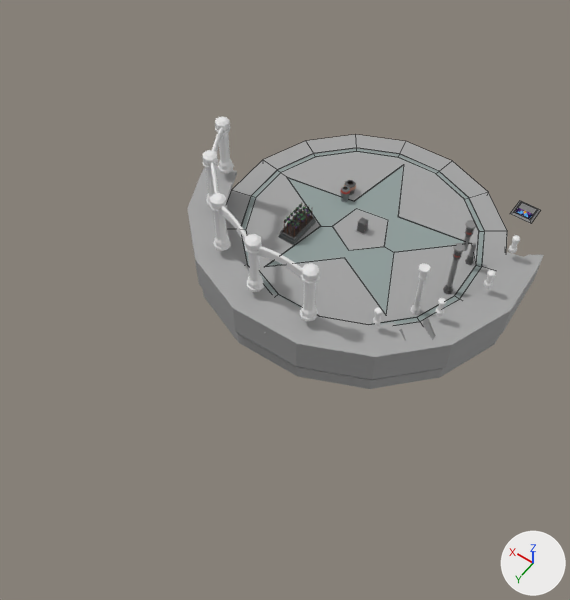
The Blender file Blender/map.blend as it was, and as the next commit left it.
One viewpoint serves both versions: a camera (50 mm lens) standing at (-12.8, 24.7, 29.2) and looking at (1.5, 4.7, -2.2). Lighting does not change. The marker at lower right points along +X, +Y and +Z. Mesh edges are drawn as thin lines on the coarser meshes.

The scene before the commit, as lines of its bpy script (objects in view):
```python
me_cylinder_002 = bpy.data.meshes.new('Cylinder.002')
me_cylinder_002.from_pydata(...)  # 744 vertices, 584 faces, 8 loose edges; spans x -8.7..8.1, y -3.8..8.7, z -3.1..1.3
me_cylinder_002.materials.append(mat_material_001)  # picture img_texture_universal_png
me_cylinder_022 = bpy.data.meshes.new('Cylinder.022')
me_cylinder_022.from_pydata(...)  # 112 vertices, 105 faces; spans x -0.37..0.37, y -0.37..0.37, z -1.35..1.74
me_cylinder_028 = bpy.data.meshes.new('Cylinder.028')
me_cylinder_028.from_pydata(...)  # 170 vertices, 132 faces; spans x -7.35..7.35, y -7.35..7.35, z -3.13..-0.2
me_cylinder_028.materials.append(mat_material_001)  # picture img_texture_universal_png
ob_cylinder_001 = bpy.data.objects.new('Cylinder.001', me_cylinder_002)
ob_cylinder_001.location = (0.0, 0.0, 0.0)
ob_cylinder_001.rotation_euler = (0.0, 0.0, -0.175)  # degrees (0, 0, -10)
ob_cylinder_003 = bpy.data.objects.new('Cylinder.003', me_cylinder_028)
ob_cylinder_003.location = (0.0, 0.0, 0.0)
ob_cylinder_003.rotation_euler = (0.0, 0.0, -0.175)  # degrees (0, 0, -10)
ob_cylinder_015 = bpy.data.objects.new('Cylinder.015', me_cylinder_022)
ob_cylinder_015.location = (-1.62, 7.23, 3.12)
ob_cylinder_015.rotation_euler = (0.0, 0.0, -0.729)  # degrees (0, 0, -42)
# also in view: 'Cube.005' at (2.7, 1.9, 0.3); 'Cylinder.014' at (1.3, 7.3, 3.3); 'Cylinder.013' at (4.0, 6.2, 3.3)
```
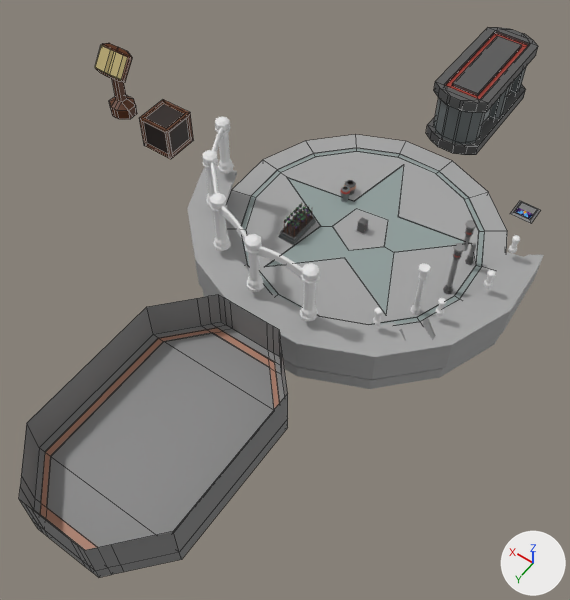
Location of each change, [x1, y1, x2, y2] in pixels of the pictures (570 x 600 px):
'Cube.008', added
    after: [33, 322, 288, 577]
'Cube.011', added
    after: [19, 295, 288, 570]
'Cube.012', added
    after: [426, 27, 538, 155]
'Cube.009', added
    after: [139, 99, 193, 159]
'Cube.010', added
    after: [95, 43, 137, 119]

Patch to the scene script:
```diff
--- a/Blender/map.blend.py
+++ b/Blender/map.blend.py
@@ me_cube_027 @@
+me_cube_027.from_pydata(...)  # 260 vertices, 244 faces; spans x -1.64..1.61, y -3.84..3.87, z -1.42..2.22
+me_cube_027.materials.append(mat_material_001)  # picture img_texture_universal_png
@@ me_cube_026 @@
+me_cube_026.from_pydata(...)  # 48 vertices, 24 faces; spans x -3.61..3.61, y -5.64..5.64, z 1.0..2.97
+me_cube_026.materials.append(mat_material_001)  # picture img_texture_universal_png
@@ me_cube_025 @@
+me_cube_025.from_pydata(...)  # 80 vertices, 76 faces; spans x -1.08..1.08, y -0.69..0.71, z -0.3..3.78
+me_cube_025.materials.append(mat_material_001)  # picture img_texture_universal_png
@@ me_cube_024 @@
+me_cube_024.from_pydata(...)  # 56 vertices, 54 faces; spans x -1.0..1.0, y -1.0..1.0, z -1.0..1.0
+me_cube_024.materials.append(mat_material_001)  # picture img_texture_universal_png
@@ me_cube_023 @@
+me_cube_023.from_pydata(...)  # 120 vertices, 107 faces; spans x -3.61..3.61, y -5.64..5.64, z -0.96..1.0
+me_cube_023.materials.append(mat_material_001)  # picture img_texture_universal_png
@@ ob_cube_012 @@
+ob_cube_012 = bpy.data.objects.new('Cube.012', me_cube_027)
+ob_cube_012.location = (0.0, -13.0, 0.0)
@@ ob_cube_011 @@
+ob_cube_011 = bpy.data.objects.new('Cube.011', me_cube_026)
+ob_cube_011.location = (0.0, 15.0, 0.0)
@@ ob_cube_010 @@
+ob_cube_010 = bpy.data.objects.new('Cube.010', me_cube_025)
+ob_cube_010.location = (16.34, 0.0, 0.0)
@@ ob_cube_009 @@
+ob_cube_009 = bpy.data.objects.new('Cube.009', me_cube_024)
+ob_cube_009.location = (13.0, 0.0, 0.0)
@@ ob_cube_008 @@
+ob_cube_008 = bpy.data.objects.new('Cube.008', me_cube_023)
+ob_cube_008.location = (0.0, 15.0, 0.0)
```
